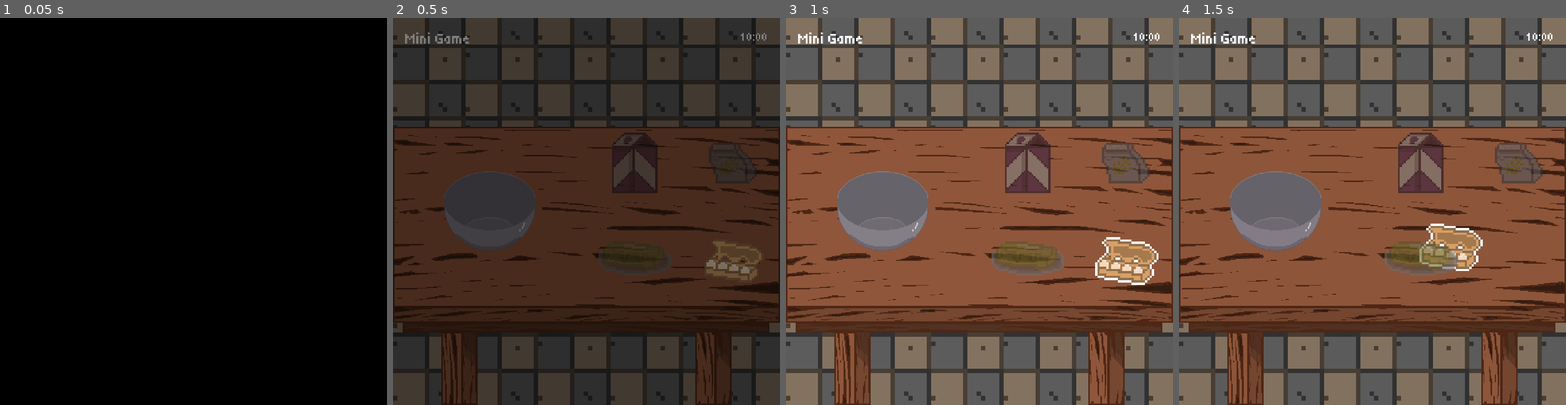
Above: before the commit, frames 1-4 (left to right).
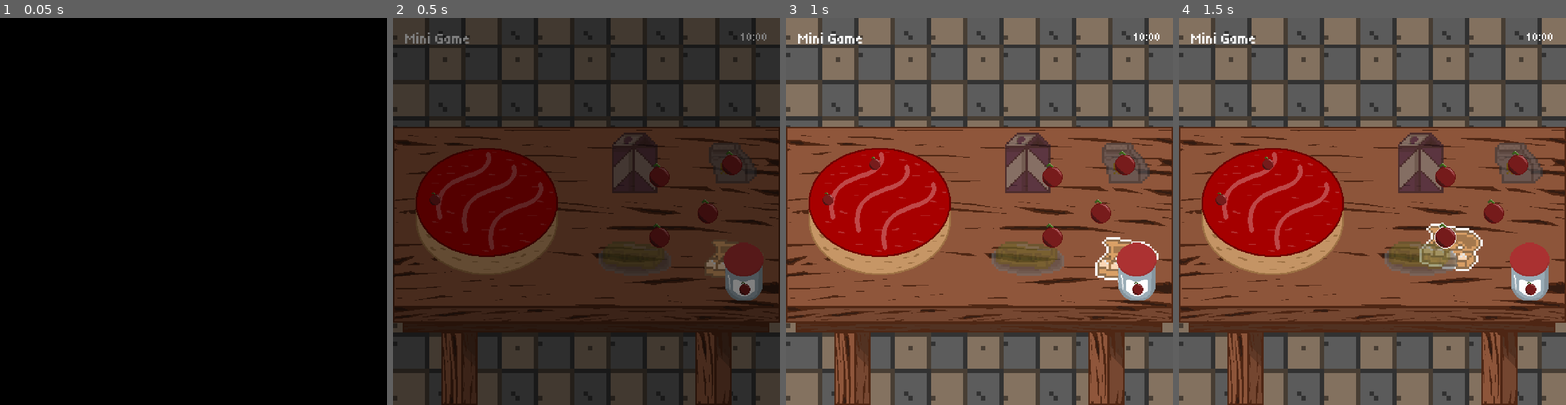
Above: after the commit, the same moments.

Repository: DieserMastro/GMTK-GameJam
Game: Godot game, scene res://game/mini_games/kitchen/table/kitchen_table_mini_game.tscn
Same seed, same stepped clock (60 frames per second), same inputs: the game is played once before the commit and once after it. This scene is started directly instead of the project's main scene. The engine's default icon, where the game draws it, is replaced by a stand-in: a white triangle on a blue panel in a dark square.
Inputs (mouse positions are in pixels of both pictures, inside the frame that each line leads up to):
- Up to frame 1 (0.05 s): no input
- Up to frame 2 (0.5 s): no input
- Up to frame 3 (1 s): tap Enter at 0.5 s; drag from (882, 211) to (1126, 257) at 0.52 s
- Up to frame 4 (1.5 s): tap Space at 1.25 s; drag from (1519, 257) to (1275, 211) at 1.27 s

Frame 1 is identical in both runs. In frame 2, 11% of the frame differs, in the area x 5-96%, y 33-73%; in frame 3, 12%; in frame 4, 12%.

Commit message:
feat: cake garnish art etc

Diff:
--- a/gmtk-game-jam/game/mini_games/kitchen/kitchen_mini_game.gd
+++ b/gmtk-game-jam/game/mini_games/kitchen/kitchen_mini_game.gd
@@ -14,11 +14,11 @@
 const OVEN_FREE = preload("uid://cej0srahq64yr")
 const OVEN_BUSY = preload("uid://dyfybcescfaq8")
 const OVEN_READY = preload("uid://brkm7tw42siq1")
+const CAKE_OBJECT = preload("uid://c8fkav6qrxu1c")
+const CAKE_READY_OBJECT = preload("uid://dk4wbgbpof2cr")
 const TABLE_MINI_GAME_PACKED := preload("uid://c3thcmvc25bv6")
 const MIXTURE_OBJECT_RESOURCE = preload("uid://dd4by80jhcg6w")
-const CAKE_OBJECT_RESOURCE = preload("uid://c8fkav6qrxu1c")
 const OBJECT = preload("uid://bgn0vyn0uq0ix")
-const SHOWCASE_CAKE_SCALE := 0.2
 
 @export_group("Properties")
 @export var oven_cooking_duration := 10.0
@@ -142,6 +142,7 @@
 
 func _on_cake_complete() -> void:
 	_change_state(STATE.SHOWCASE)
+	player.give_object(CAKE_READY_OBJECT)
 
 
 func _on_table_mini_game_exited() -> void:
@@ -154,7 +155,7 @@
 	match _state:
 		STATE.OVEN_DONE:
 			_change_state(STATE.GARNISH)
-			player.give_object(CAKE_OBJECT_RESOURCE)
+			player.give_object(CAKE_OBJECT)
 		STATE.OVEN_FREE:
 			_change_state(STATE.OVEN_BUSY)
 			player.drop_object()
@@ -180,7 +181,7 @@
 			continue
 
 		var cake: GameObject = OBJECT.instantiate()
-		cake.object_resource = CAKE_OBJECT_RESOURCE
+		cake.object_resource = CAKE_READY_OBJECT
 		cake_marker.add_child(cake)
 		cake.small()
 		return
--- a/gmtk-game-jam/game/mini_games/kitchen/kitchen_mini_game.tscn
+++ b/gmtk-game-jam/game/mini_games/kitchen/kitchen_mini_game.tscn
@@ -204,7 +204,6 @@
 radius = 8.062258
 
 [node name="KitchenMiniGame" unique_id=431908219 instance=ExtResource("1_exmhl")]
-position = Vector2(-28, 2)
 script = ExtResource("2_4awqa")
 oven_cooking_duration = 10.0
 food_reward = 5.0
@@ -243,7 +242,7 @@
 
 [node name="AnimatedSprite2D" parent="Chef" index="0" unique_id=1880559299]
 sprite_frames = SubResource("SpriteFrames_hd1pi")
-frame_progress = 0.933794
+frame_progress = 0.057512548
 
 [node name="InteractiveComponent" parent="Chef" index="2" unique_id=1993090527]
 position = Vector2(21, 0)
@@ -258,7 +257,7 @@
 
 [node name="AnimatedSprite2D" parent="Table" index="0" unique_id=1880559299]
 sprite_frames = SubResource("SpriteFrames_qj3sd")
-frame_progress = 0.933794
+frame_progress = 0.057512548
 
 [node name="CollisionShape2D" parent="Table" index="1" unique_id=1354084234]
 shape = SubResource("RectangleShape2D_k25f1")
@@ -280,7 +279,6 @@
 [node name="AnimatedSprite2D" parent="Oven" index="0" unique_id=1880559299]
 rotation = -1.5707964
 sprite_frames = SubResource("SpriteFrames_rpcup")
-frame_progress = 1.0
 
 [node name="CollisionShape2D" parent="Oven" index="1" unique_id=1354084234]
 position = Vector2(-1.7484422e-07, 0)
@@ -302,7 +300,7 @@
 
 [node name="AnimatedSprite2D" parent="Showcase" index="0" unique_id=1880559299]
 sprite_frames = SubResource("SpriteFrames_quxeh")
-frame_progress = 0.24093704
+frame_progress = 0.057512548
 
 [node name="CollisionShape2D" parent="Showcase" index="1" unique_id=1354084234]
 shape = SubResource("RectangleShape2D_quxeh")
@@ -330,7 +328,7 @@
 
 [node name="AnimatedSprite2D" parent="Door" index="0" unique_id=1880559299]
 sprite_frames = SubResource("SpriteFrames_nivet")
-frame_progress = 0.67395014
+frame_progress = 0.057512548
 
 [node name="InteractiveComponent" parent="Door" index="2" unique_id=1993090527]
 position = Vector2(0, -10)
--- a/gmtk-game-jam/game/mini_games/kitchen/table/kitchen_table_mini_game.gd
+++ b/gmtk-game-jam/game/mini_games/kitchen/table/kitchen_table_mini_game.gd
@@ -15,6 +15,7 @@
 @onready var mixture_phase: Node2D = $MixturePhase
 @onready var garnish_phase: Node2D = $GarnishPhase
 @onready var mixture: Clickable = $MixturePhase/Mixture
+@onready var cake: Clickable = $GarnishPhase/Cake
 
 
 func _ready() -> void:
@@ -60,6 +61,9 @@
 	if _state == STATE.MIXTURE_PHASE:
 		mixture.next_frame()
 
+	if _state == STATE.GARNISH_PHASE:
+		cake.next_frame()
+
 	if _draggables.is_empty():
 		_on_phase_completed()
 		return
--- a/gmtk-game-jam/game/mini_games/kitchen/table/kitchen_table_mini_game.tscn
+++ b/gmtk-game-jam/game/mini_games/kitchen/table/kitchen_table_mini_game.tscn
@@ -6,20 +6,21 @@
 [ext_resource type="PackedScene" uid="uid://7ioxjnfp55qg" path="res://scenes/clickables/clickable.tscn" id="3_ypf3e"]
 [ext_resource type="PackedScene" uid="uid://6scta5rmi534" path="res://scenes/draggables/draggable.tscn" id="5_4l0du"]
 [ext_resource type="PackedScene" uid="uid://lnn5d0ur6gfm" path="res://scenes/components/drop_zone_component/drop_zone_component.tscn" id="5_ehgg7"]
-[ext_resource type="PackedScene" uid="uid://bgn0vyn0uq0ix" path="res://scenes/objects/object.tscn" id="7_3dexj"]
+[ext_resource type="Resource" uid="uid://n2pgweek6e8s" path="res://resources/clickables/mixture_clickable.tres" id="5_woy5e"]
 [ext_resource type="Resource" uid="uid://uyr0ytc1fh54" path="res://resources/draggables/egg_resource.tres" id="7_sbbns"]
 [ext_resource type="Resource" uid="uid://b0b7x38kgsfm1" path="res://resources/draggables/milk_resource.tres" id="8_dq8y6"]
-[ext_resource type="Resource" uid="uid://c8fkav6qrxu1c" path="res://resources/objects/cake_object.tres" id="8_etnbf"]
-[ext_resource type="Texture2D" uid="uid://d3610a07s2874" path="res://assets/sprites/cake.png" id="9_l0ulh"]
 [ext_resource type="Resource" uid="uid://05ihqtkovdlj" path="res://resources/draggables/flour_resource.tres" id="9_oah0i"]
 [ext_resource type="Resource" uid="uid://10edvm7in8ej" path="res://resources/draggables/butter_resource.tres" id="10_woy5e"]
+[ext_resource type="Texture2D" uid="uid://6lsqye2m6gi5" path="res://assets/sprites/cherry_pot.png" id="11_dq8y6"]
+[ext_resource type="Resource" uid="uid://b3xvx60kyp7si" path="res://resources/clickables/cake_clickable.tres" id="12_kariw"]
+[ext_resource type="Texture2D" uid="uid://btqam4dob44ns" path="res://assets/sprites/cake_sheet.png" id="13_kariw"]
 [ext_resource type="Resource" uid="uid://bogu0bbijg0s1" path="res://resources/draggables/garnish_resource.tres" id="13_oah0i"]
 
 [sub_resource type="RectangleShape2D" id="RectangleShape2D_1xhu4"]
 size = Vector2(148, 140)
 
-[sub_resource type="RectangleShape2D" id="RectangleShape2D_c7ty8"]
-size = Vector2(52, 54)
+[sub_resource type="CircleShape2D" id="CircleShape2D_1xhu4"]
+radius = 104.0
 
 [node name="KitchenTableMiniGame" unique_id=431908219 instance=ExtResource("1_tapj2")]
 script = ExtResource("2_yrf5k")
@@ -32,6 +33,7 @@
 
 [node name="Mixture" parent="MixturePhase" index="0" unique_id=1607775320 instance=ExtResource("3_ypf3e")]
 position = Vector2(128, 256)
+clickable_resource = ExtResource("5_woy5e")
 metadata/_edit_group_ = true
 
 [node name="DropZoneComponent" parent="MixturePhase/Mixture" index="2" unique_id=1875523933 node_paths=PackedStringArray("sprite_to_outline") instance=ExtResource("5_ehgg7")]
@@ -57,23 +59,39 @@
 draggable_resource = ExtResource("8_dq8y6")
 
 [node name="GarnishPhase" type="Node2D" parent="." index="4" unique_id=1726015083]
-visible = false
 
-[node name="Cake" parent="GarnishPhase" index="0" unique_id=458700114 instance=ExtResource("7_3dexj")]
+[node name="Cake" parent="GarnishPhase" index="0" unique_id=1571282417 instance=ExtResource("3_ypf3e")]
 position = Vector2(128, 256)
-object_resource = ExtResource("8_etnbf")
+clickable_resource = ExtResource("12_kariw")
 
-[node name="Sprite2D" parent="GarnishPhase/Cake" index="0" unique_id=1124588674]
-texture = ExtResource("9_l0ulh")
+[node name="Sprite2D" parent="GarnishPhase/Cake" index="0" unique_id=443016978]
+texture = ExtResource("13_kariw")
+hframes = 5
 
-[node name="DropZoneComponent" parent="GarnishPhase/Cake" index="1" unique_id=1596987020 node_paths=PackedStringArray("sprite_to_outline") instance=ExtResource("5_ehgg7")]
+[node name="DropZoneComponent" parent="GarnishPhase/Cake" index="2" unique_id=1812812116 node_paths=PackedStringArray("sprite_to_outline") instance=ExtResource("5_ehgg7")]
 sprite_to_outline = NodePath("../Sprite2D")
 
-[node name="CollisionShape2D" type="CollisionShape2D" parent="GarnishPhase/Cake/DropZoneComponent" index="0" unique_id=1429914516]
-shape = SubResource("RectangleShape2D_c7ty8")
+[node name="CollisionShape2D" type="CollisionShape2D" parent="GarnishPhase/Cake/DropZoneComponent" index="0" unique_id=2062808082]
+shape = SubResource("CircleShape2D_1xhu4")
 
-[node name="Garnish" parent="GarnishPhase" index="1" unique_id=2116761473 instance=ExtResource("5_4l0du")]
+[node name="Sprite2D" type="Sprite2D" parent="GarnishPhase" index="1" unique_id=1055917360]
+position = Vector2(464, 336)
+texture = ExtResource("11_dq8y6")
+
+[node name="Garnish" parent="GarnishPhase" index="2" unique_id=2116761473 instance=ExtResource("5_4l0du")]
 position = Vector2(448, 192)
+draggable_resource = ExtResource("13_oah0i")
+
+[node name="Garnish2" parent="GarnishPhase" index="3" unique_id=1731118976 instance=ExtResource("5_4l0du")]
+position = Vector2(352, 288)
+draggable_resource = ExtResource("13_oah0i")
+
+[node name="Garnish3" parent="GarnishPhase" index="4" unique_id=576829442 instance=ExtResource("5_4l0du")]
+position = Vector2(416, 256)
+draggable_resource = ExtResource("13_oah0i")
+
+[node name="Garnish4" parent="GarnishPhase" index="5" unique_id=2132477008 instance=ExtResource("5_4l0du")]
+position = Vector2(352, 208)
 draggable_resource = ExtResource("13_oah0i")
 
 [connection signal="completed" from="MixturePhase/Mixture" to="." method="_on_mixture_completed"]
@@ -83,6 +101,9 @@
 [connection signal="dropped_into_drop_zone" from="MixturePhase/Butter" to="." method="_on_draggable_dropped_into_drop_zone"]
 [connection signal="dropped_into_drop_zone" from="MixturePhase/Milk" to="." method="_on_draggable_dropped_into_drop_zone"]
 [connection signal="dropped_into_drop_zone" from="GarnishPhase/Garnish" to="." method="_on_draggable_dropped_into_drop_zone"]
+[connection signal="dropped_into_drop_zone" from="GarnishPhase/Garnish2" to="." method="_on_draggable_dropped_into_drop_zone"]
+[connection signal="dropped_into_drop_zone" from="GarnishPhase/Garnish3" to="." method="_on_draggable_dropped_into_drop_zone"]
+[connection signal="dropped_into_drop_zone" from="GarnishPhase/Garnish4" to="." method="_on_draggable_dropped_into_drop_zone"]
 
 [editable path="MixturePhase/Mixture"]
 [editable path="GarnishPhase/Cake"]
--- /dev/null
+++ b/gmtk-game-jam/resources/clickables/cake_clickable.tres
@@ -0,0 +1,10 @@
+[gd_resource type="Resource" script_class="ClickableResource" format=3 uid="uid://b3xvx60kyp7si"]
+
+[ext_resource type="Script" uid="uid://bkpys216jvj2m" path="res://resources/clickables/clickable_resource.gd" id="1_ye0ym"]
+[ext_resource type="Texture2D" uid="uid://btqam4dob44ns" path="res://assets/sprites/cake_sheet.png" id="2_67k8i"]
+
+[resource]
+script = ExtResource("1_ye0ym")
+texture = ExtResource("2_67k8i")
+texture_h_frames = 5
+metadata/_custom_type_script = "uid://bkpys216jvj2m"
--- a/gmtk-game-jam/resources/draggables/garnish_resource.tres
+++ b/gmtk-game-jam/resources/draggables/garnish_resource.tres
@@ -1,7 +1,7 @@
 [gd_resource type="Resource" script_class="DraggableResource" format=3 uid="uid://bogu0bbijg0s1"]
 
 [ext_resource type="Script" uid="uid://drc58io8bh1q1" path="res://resources/draggables/draggable_resource.gd" id="1_p1iik"]
-[ext_resource type="Texture2D" uid="uid://gw8ujrd460t7" path="res://assets/sprites/garnish.png" id="2_oqh46"]
+[ext_resource type="Texture2D" uid="uid://bl75ugq0370ql" path="res://assets/sprites/cherry.png" id="2_oqh46"]
 
 [resource]
 script = ExtResource("1_p1iik")
--- a/gmtk-game-jam/resources/objects/cake_object.tres
+++ b/gmtk-game-jam/resources/objects/cake_object.tres
@@ -1,10 +1,13 @@
 [gd_resource type="Resource" script_class="ObjectResource" format=3 uid="uid://c8fkav6qrxu1c"]
 
 [ext_resource type="Script" uid="uid://d0w7pjpcodj0q" path="res://resources/objects/object_resource.gd" id="1_t5t77"]
-[ext_resource type="Texture2D" uid="uid://d3610a07s2874" path="res://assets/sprites/cake.png" id="2_fqq0m"]
+
+[sub_resource type="CompressedTexture2D" id="CompressedTexture2D_t5t77"]
+load_path = "res://.godot/imported/cake.png-7be97290cb5daba82582f2975c271745.ctex"
 
 [resource]
 script = ExtResource("1_t5t77")
-texture = ExtResource("2_fqq0m")
+texture = SubResource("CompressedTexture2D_t5t77")
+small_texture_scale = 0.05
 name = "Cake"
 metadata/_custom_type_script = "uid://d0w7pjpcodj0q"
--- /dev/null
+++ b/gmtk-game-jam/resources/objects/cake_ready_object.tres
@@ -0,0 +1,11 @@
+[gd_resource type="Resource" script_class="ObjectResource" format=3 uid="uid://dk4wbgbpof2cr"]
+
+[ext_resource type="Script" uid="uid://d0w7pjpcodj0q" path="res://resources/objects/object_resource.gd" id="1_6khir"]
+[ext_resource type="Texture2D" uid="uid://dqilq7oisuych" path="res://assets/sprites/cake_ready.png" id="2_6khir"]
+
+[resource]
+script = ExtResource("1_6khir")
+texture = ExtResource("2_6khir")
+small_texture_scale = 0.05
+name = "Cake"
+metadata/_custom_type_script = "uid://d0w7pjpcodj0q"
--- a/gmtk-game-jam/resources/objects/garnish_object.tres
+++ b/gmtk-game-jam/resources/objects/garnish_object.tres
@@ -1,7 +1,7 @@
 [gd_resource type="Resource" script_class="ObjectResource" format=3 uid="uid://cjn8vot3hggo2"]
 
 [ext_resource type="Script" uid="uid://d0w7pjpcodj0q" path="res://resources/objects/object_resource.gd" id="1_2315k"]
-[ext_resource type="Texture2D" uid="uid://gw8ujrd460t7" path="res://assets/sprites/garnish.png" id="2_vd66v"]
+[ext_resource type="Texture2D" uid="uid://bl75ugq0370ql" path="res://assets/sprites/cherry.png" id="2_vd66v"]
 
 [resource]
 script = ExtResource("1_2315k")
--- a/gmtk-game-jam/resources/objects/mixture_object.tres
+++ b/gmtk-game-jam/resources/objects/mixture_object.tres
@@ -1,10 +1,11 @@
 [gd_resource type="Resource" script_class="ObjectResource" format=3 uid="uid://dd4by80jhcg6w"]
 
 [ext_resource type="Script" uid="uid://d0w7pjpcodj0q" path="res://resources/objects/object_resource.gd" id="1_o130h"]
-[ext_resource type="Texture2D" uid="uid://guqc5l4fs23t" path="res://assets/sprites/mixture.png" id="2_tubnu"]
+[ext_resource type="Texture2D" uid="uid://bs3yl3m46e7cr" path="res://assets/sprites/mixture_ready.png" id="2_o130h"]
 
 [resource]
 script = ExtResource("1_o130h")
-texture = ExtResource("2_tubnu")
+texture = ExtResource("2_o130h")
+small_texture_scale = 0.1
 name = "Mixture"
 metadata/_custom_type_script = "uid://d0w7pjpcodj0q"
--- a/gmtk-game-jam/scenes/characters/player/player.tscn
+++ b/gmtk-game-jam/scenes/characters/player/player.tscn
@@ -13,29 +13,21 @@
 atlas = ExtResource("2_t61fv")
 region = Rect2(32, 0, 32, 32)
 
-[sub_resource type="AtlasTexture" id="AtlasTexture_qd3e3"]
-atlas = ExtResource("2_t61fv")
-region = Rect2(64, 0, 32, 32)
-
-[sub_resource type="AtlasTexture" id="AtlasTexture_6avc5"]
-atlas = ExtResource("2_t61fv")
-region = Rect2(96, 0, 32, 32)
+[sub_resource type="AtlasTexture" id="AtlasTexture_xuses"]
+atlas = ExtResource("3_686vu")
+region = Rect2(32, 0, 32, 32)
 
 [sub_resource type="AtlasTexture" id="AtlasTexture_mk55u"]
 atlas = ExtResource("3_686vu")
 region = Rect2(0, 0, 32, 32)
 
-[sub_resource type="AtlasTexture" id="AtlasTexture_xuses"]
+[sub_resource type="AtlasTexture" id="AtlasTexture_3xnwo"]
 atlas = ExtResource("3_686vu")
-region = Rect2(32, 0, 32, 32)
+region = Rect2(96, 0, 32, 32)
 
 [sub_resource type="AtlasTexture" id="AtlasTexture_42irl"]
 atlas = ExtResource("3_686vu")
 region = Rect2(64, 0, 32, 32)
-
-[sub_resource type="AtlasTexture" id="AtlasTexture_3xnwo"]
-atlas = ExtResource("3_686vu")
-region = Rect2(96, 0, 32, 32)
 
 [sub_resource type="SpriteFrames" id="SpriteFrames_1xhu4"]
 animations = [{
@@ -45,12 +37,6 @@
 }, {
 "duration": 1.0,
 "texture": SubResource("AtlasTexture_hss88")
-}, {
-"duration": 1.0,
-"texture": SubResource("AtlasTexture_qd3e3")
-}, {
-"duration": 1.0,
-"texture": SubResource("AtlasTexture_6avc5")
 }],
 "loop": 1,
 "name": &"idle",
@@ -58,16 +44,16 @@
 }, {
 "frames": [{
 "duration": 1.0,
+"texture": SubResource("AtlasTexture_xuses")
+}, {
+"duration": 0.5,
 "texture": SubResource("AtlasTexture_mk55u")
 }, {
 "duration": 1.0,
-"texture": SubResource("AtlasTexture_xuses")
+"texture": SubResource("AtlasTexture_3xnwo")
 }, {
-"duration": 1.0,
+"duration": 0.5,
 "texture": SubResource("AtlasTexture_42irl")
-}, {
-"duration": 1.0,
-"texture": SubResource("AtlasTexture_3xnwo")
 }],
 "loop": 1,
 "name": &"walk",
@@ -85,9 +71,8 @@
 
 [node name="AnimatedSprite2D" type="AnimatedSprite2D" parent="." unique_id=1197698072]
 sprite_frames = SubResource("SpriteFrames_1xhu4")
-animation = &"idle"
+animation = &"walk"
 autoplay = "idle"
-frame_progress = 0.0798992
 
 [node name="CollisionShape2D" type="CollisionShape2D" parent="." unique_id=97906786]
 position = Vector2(0.49999997, 6)
--- a/gmtk-game-jam/scenes/clickables/clickable.tscn
+++ b/gmtk-game-jam/scenes/clickables/clickable.tscn
@@ -1,18 +1,14 @@
 [gd_scene format=3 uid="uid://7ioxjnfp55qg"]
 
 [ext_resource type="Script" uid="uid://o2cohfb36a1w" path="res://scenes/clickables/clickable.gd" id="1_gakur"]
-[ext_resource type="Resource" uid="uid://n2pgweek6e8s" path="res://resources/clickables/mixture_clickable.tres" id="2_1qpk7"]
-[ext_resource type="Texture2D" uid="uid://cb4d3st5tw4pv" path="res://assets/sprites/large_mixture.png" id="3_1qpk7"]
 
 [sub_resource type="RectangleShape2D" id="RectangleShape2D_efr6i"]
 size = Vector2(128, 128)
 
 [node name="Clickable" type="Area2D" unique_id=1607775320]
 script = ExtResource("1_gakur")
-clickable_resource = ExtResource("2_1qpk7")
 
 [node name="Sprite2D" type="Sprite2D" parent="." unique_id=443016978]
-texture = ExtResource("3_1qpk7")
 hframes = 14
 
 [node name="CollisionShape2D" type="CollisionShape2D" parent="." unique_id=1369354479]
--- a/gmtk-game-jam/scenes/components/object_hold_component/object_hold_component.gd
+++ b/gmtk-game-jam/scenes/components/object_hold_component/object_hold_component.gd
@@ -12,15 +12,13 @@
 	if not object_resource:
 		return
 
-	sprite.texture = object_resource.texture
-	label.text = object_resource.name
+	spawn(object_resource)
 
 
 func spawn(new_resource: ObjectResource) -> void:
 	sprite.texture = new_resource.texture
-	label.text = new_resource.name
+	sprite.scale = Vector2.ONE * new_resource.small_texture_scale
 
 
 func drop() -> void:
 	sprite.texture = null
-	label.text = ""
--- a/gmtk-game-jam/scenes/components/object_hold_component/object_hold_component.tscn
+++ b/gmtk-game-jam/scenes/components/object_hold_component/object_hold_component.tscn
@@ -6,9 +6,5 @@
 script = ExtResource("1_07pmt")
 
 [node name="Sprite2D" type="Sprite2D" parent="." unique_id=1467571371]
+texture_filter = 2
 scale = Vector2(0.4, 0.4)
-
-[node name="Label" type="Label" parent="." unique_id=791334085]
-offset_right = 40.0
-offset_bottom = 36.0
-theme_type_variation = &"ObjectLabel"
Binary file changed: gmtk-game-jam/assets/sprites/cake.png
Binary file added: gmtk-game-jam/assets/sprites/cake_ready.png
Not shown, added: gmtk-game-jam/assets/sprites/cake_ready.png.import
Binary file added: gmtk-game-jam/assets/sprites/cake_sheet.png
Not shown, added: gmtk-game-jam/assets/sprites/cake_sheet.png.import
Binary file added: gmtk-game-jam/assets/sprites/cherry.png
Not shown, added: gmtk-game-jam/assets/sprites/cherry.png.import
Binary file added: gmtk-game-jam/assets/sprites/cherry_pot.png
Not shown, added: gmtk-game-jam/assets/sprites/cherry_pot.png.import
Binary file added: gmtk-game-jam/assets/sprites/mixture_ready.png
Not shown, added: gmtk-game-jam/assets/sprites/mixture_ready.png.import
